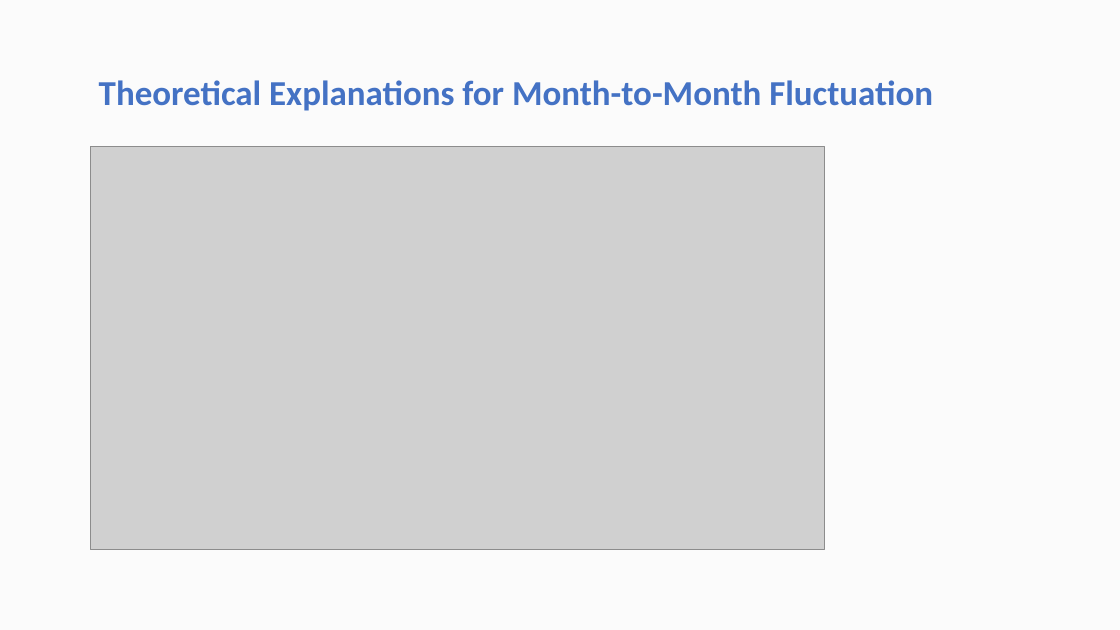
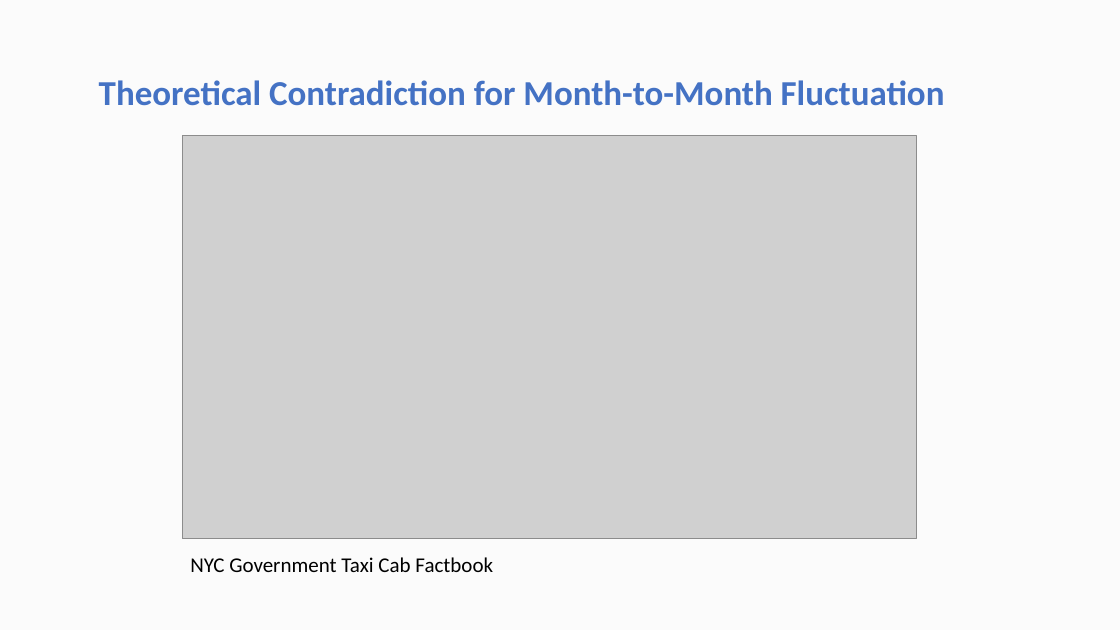
Before and after one commit to ContextLab/storytelling-with-data, a slide deck: slide 16 of data-stories/uber-nyc/UBER Presentation.pptx (slide 12 before the commit). Drawn at 1120x630 pixels with LibreOffice and Linux fonts; fonts in the diff are those of the drawing; grey boxes stand for pictures. Boxes give left, top, right and bottom in pixels: in the first picture for what was removed or moved away, otherwise in the second. Text is boxed around its words. In the diff, an @@ line names an element or a change of style, - is before the commit and + after.

```diff
--- a/data-stories/uber-nyc/UBER Presentation.pptx
+++ b/data-stories/uber-nyc/UBER Presentation.pptx
@@ title at (99, 80, 945, 106): text changed @@
-Theoretical Explanations for Month-to-Month Fluctuation
+Theoretical Contradiction for Month-to-Month Fluctuation
@@ picture: place and size @@
-picture at (91, 146, 825, 549)
+picture at (182, 135, 917, 539)
@@ text added at (190, 557, 493, 572), 18 pt, text #000000 @@
+NYC Government Taxi Cab Factbook
```
Also in this commit, not shown: 3 other slides changed, 2 slides added, 1 slide removed, 2 other files.
